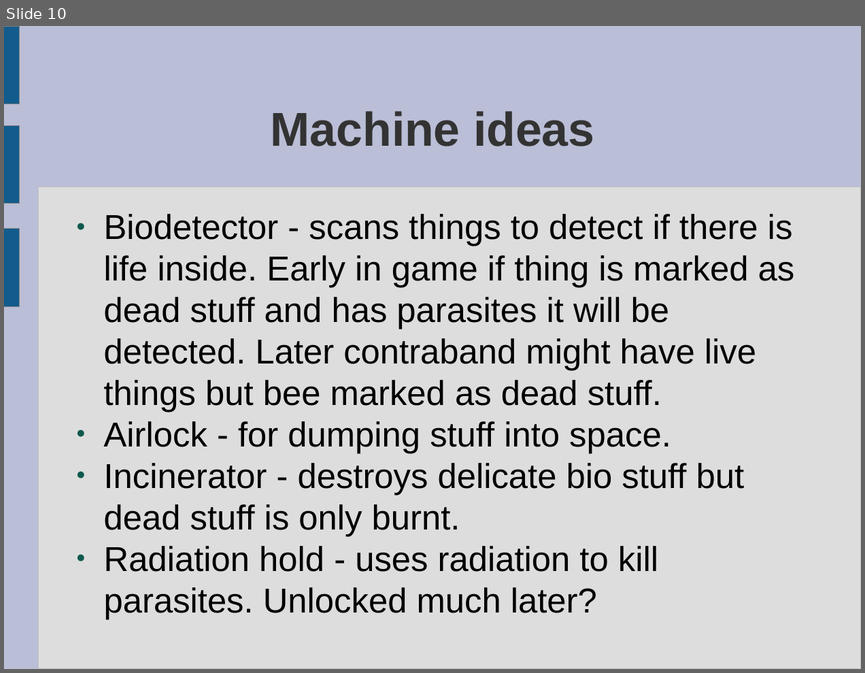
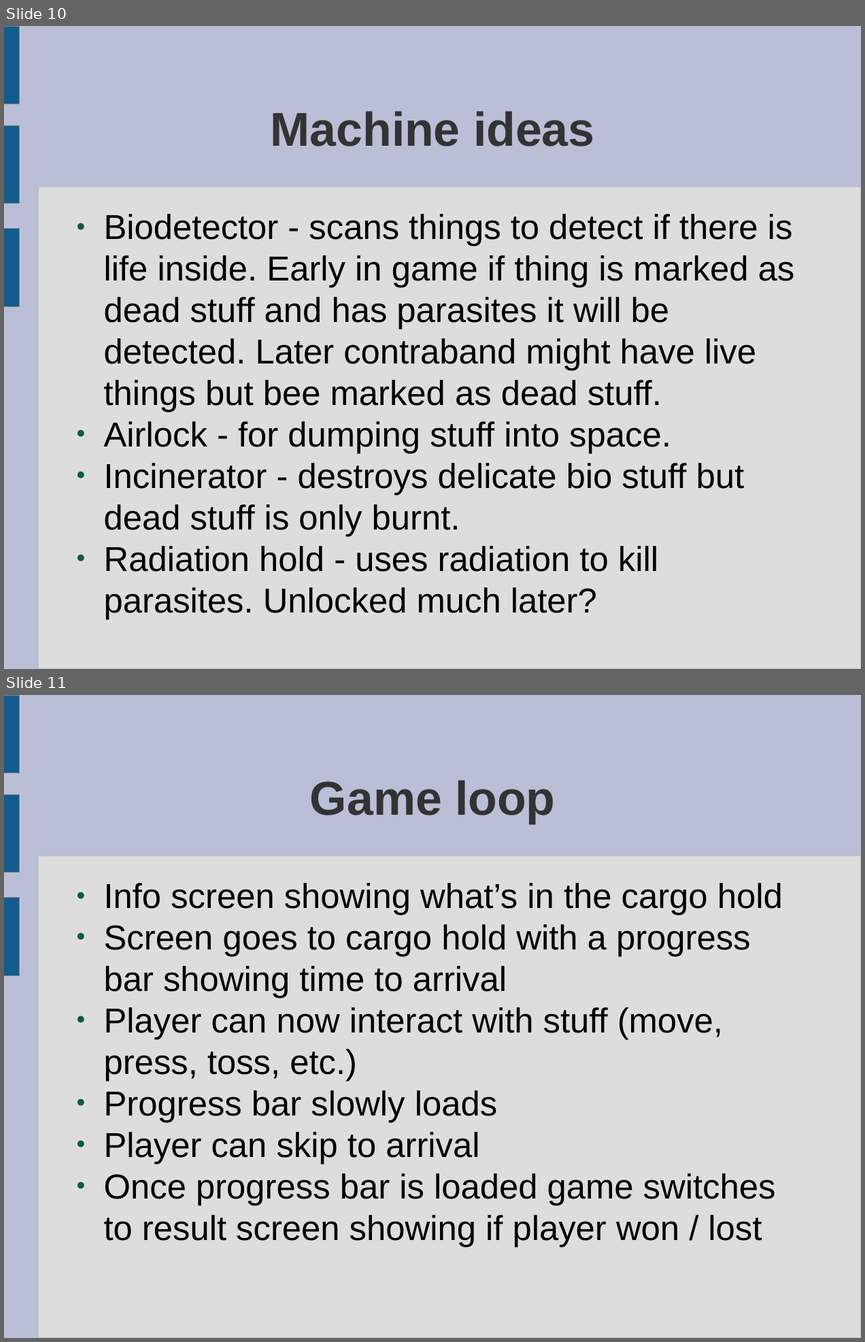
Before and after one commit to ktosox/GWJ67, a slide deck: da_plan.odp. Shown one above the other, each under a label of ours: slide 10 before the commit, slides 10 and 11 after it. The pictures are 865x673 and 865x1342 pixels, drawn with LibreOffice and Linux fonts; fonts in the diff are those of the drawing. Boxes give left, top, right and bottom in pixels: in the first picture for what was removed or moved away, otherwise in the second. Text is boxed around its words. In the diff, an @@ line names an element or a change of style, - is before the commit and + after.

Commit message:
even more game design + asset tracker added

```diff
--- a/da_plan.odp
+++ b/da_plan.odp
@@ slide 11 added at [4, 695, 861, 1338], background #BABED6; not listed: 4 template elements that a slide beside it also shows @@
@@ title added at [310, 780, 555, 824], 44 pt, text #333333, bold @@
+Game loop
@@ text added at [104, 883, 783, 1246], 32 pt, text #000000 @@
+● Info screen showing what’s in the cargo hold
+● Screen goes to cargo hold with a progress bar showing time to arrival
+● Player can now interact with stuff (move, press, toss, etc.)
+● Progress bar slowly loads
+● Player can skip to arrival
+● Once progress bar is loaded game switches to result screen showing if player won / lost
```
Also in this commit, not shown: 1 other file.
